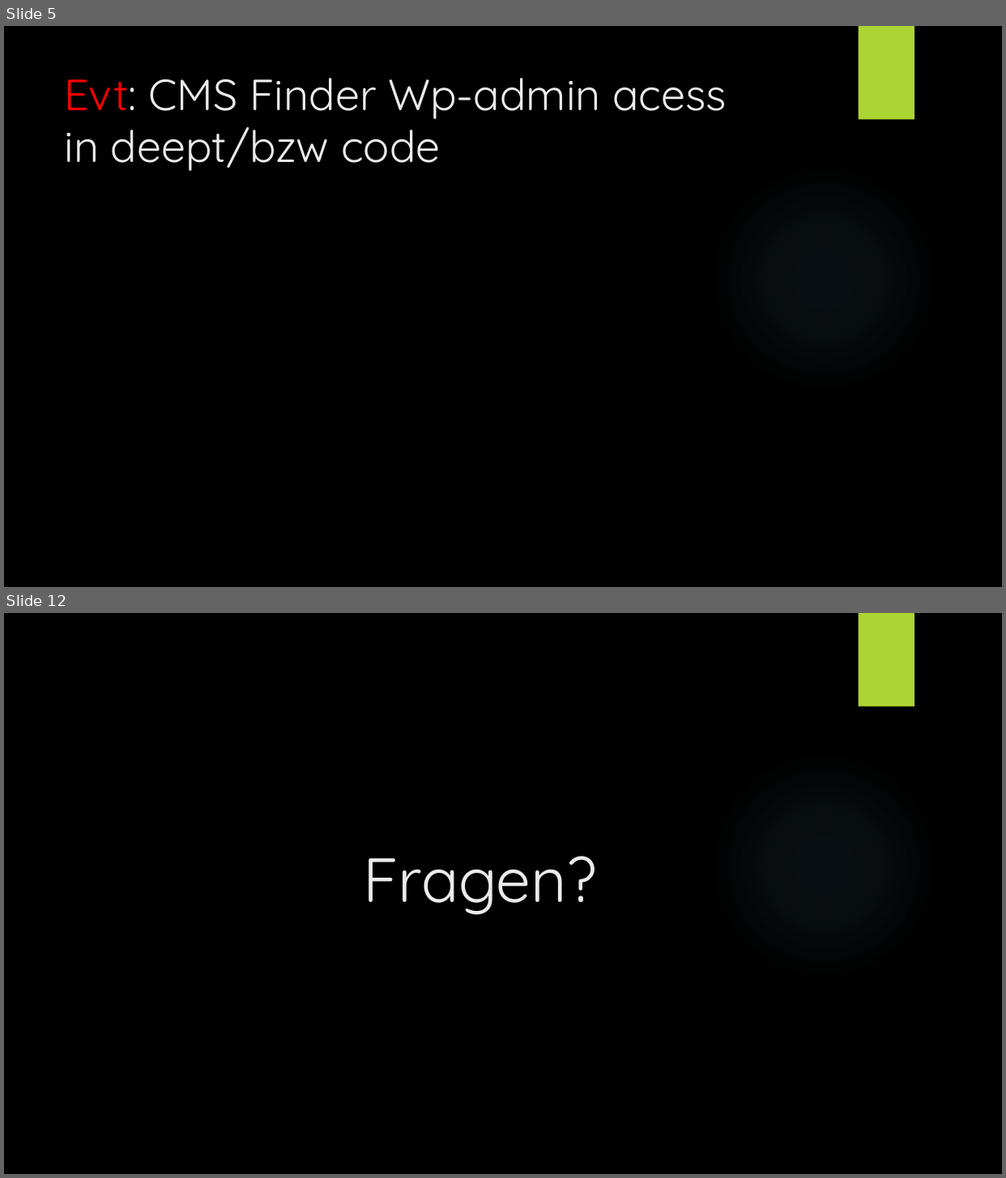
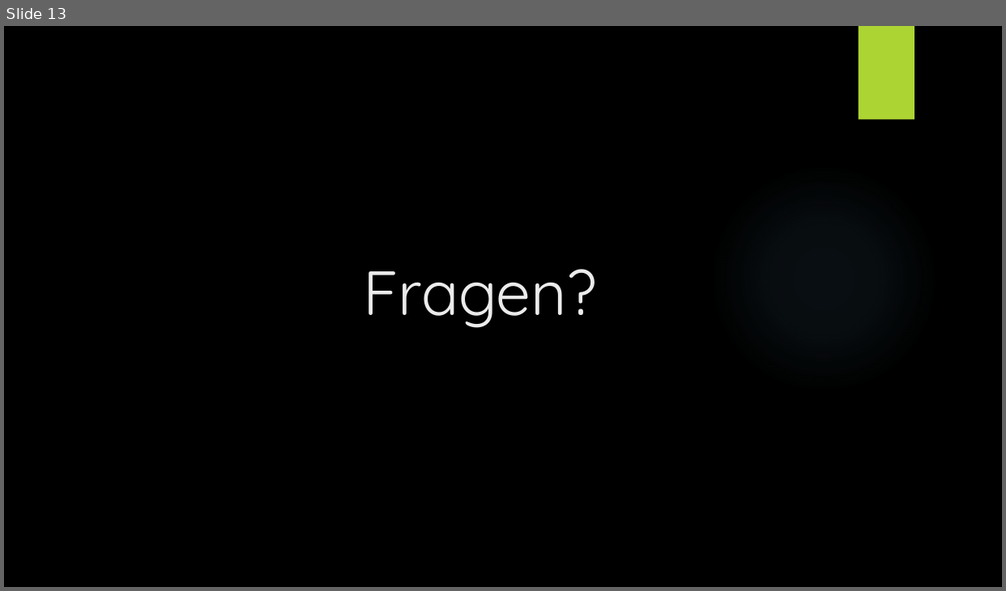
Before and after one commit to Tiim/Unibas-HS19-Internet-and-Secutity-project-webcrawler, a slide deck: Präsentation/Web Crawling.pptx. Shown one above the other, each under a label of ours: slides 5 and 12 before the commit, slide 13 after it; the slides between them are not shown. The pictures are 1006x1178 and 1006x591 pixels, drawn with LibreOffice and Linux fonts; fonts in the diff are those of the drawing; background and template pictures are left out. Boxes give left, top, right and bottom in pixels: in the first picture for what was removed or moved away, otherwise in the second. Text is boxed around its words. In the diff, an @@ line names an element or a change of style, - is before the commit and + after.

```diff
--- a/Präsentation/Web Crawling.pptx
+++ b/Präsentation/Web Crawling.pptx
@@ slide 5 removed at (x1=4, y1=26, x2=1002, y2=587), background picture (left out); not listed: 2 template elements that a slide beside it also shows @@
@@ title removed at (x1=65, y1=78, x2=727, y2=171) @@
-Evt: CMS Finder Wp-admin acess
-in deept/bzw code
@@ what was slide 12 is now slide 13 @@
```
Also in this commit, not shown: 5 slides changed, 7 slides added, 5 other slides removed, 3 other files.
